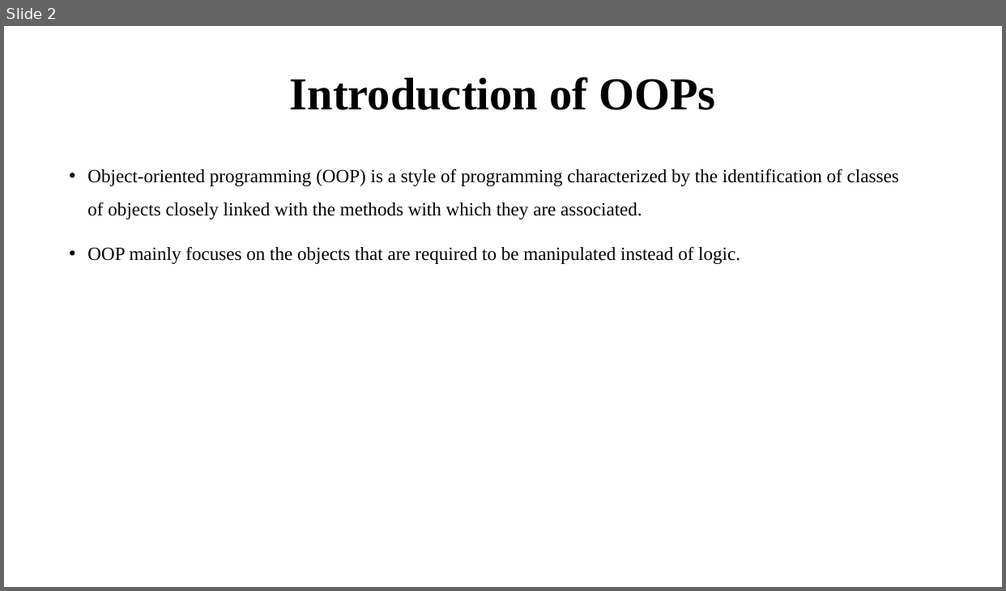
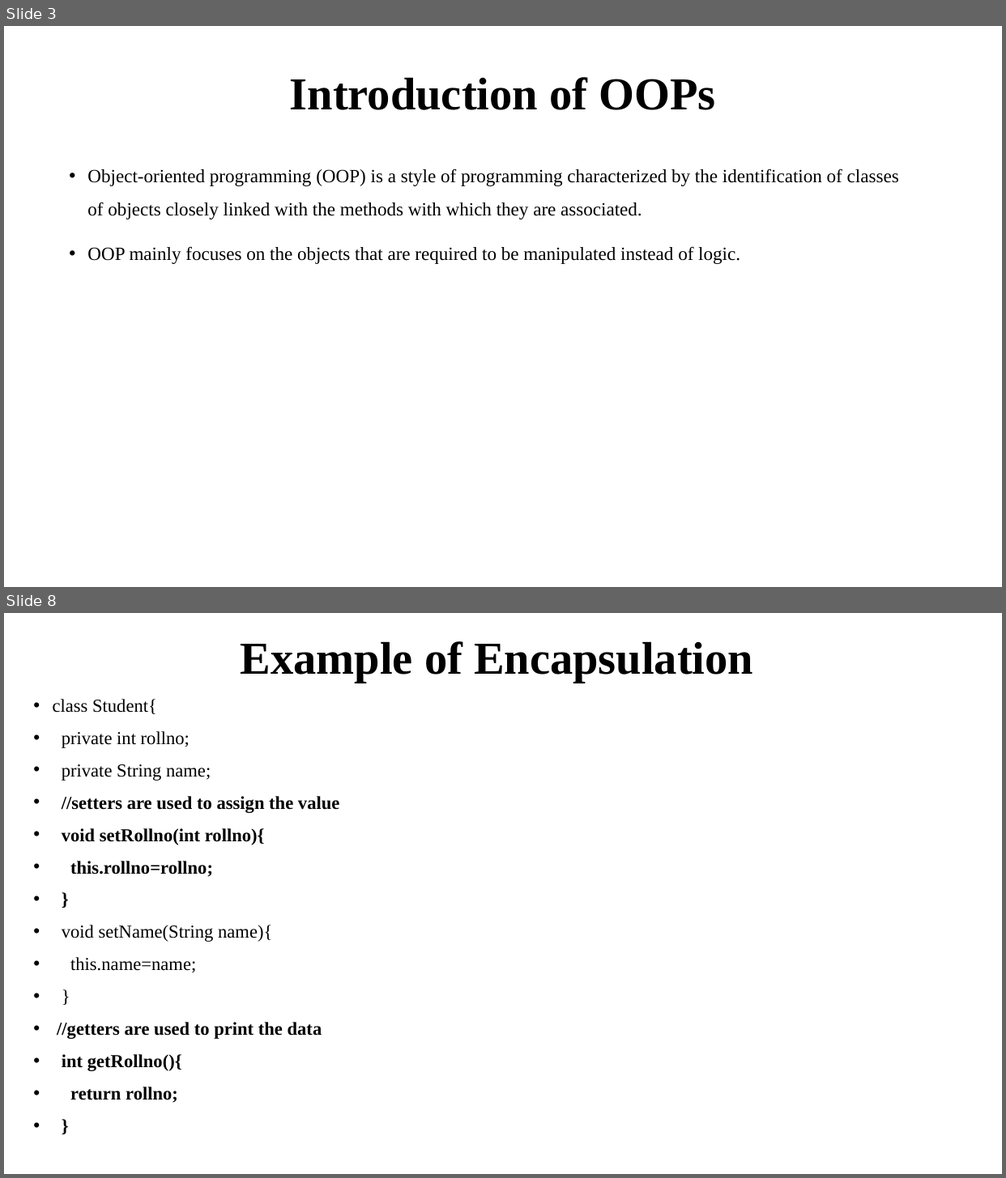
Before and after one commit to amitsharma7565/Core_and_Advance_Java, a slide deck: oops.pptx. Shown one above the other, each under a label of ours: slide 2 before the commit, slides 3 and 8 after it; the slides between them are not shown. The pictures are 1006x591 and 1006x1178 pixels, drawn with LibreOffice and Linux fonts; fonts in the diff are those of the drawing. Boxes give left, top, right and bottom in pixels: in the first picture for what was removed or moved away, otherwise in the second. Text is boxed around its words. In the diff, an @@ line names an element or a change of style, - is before the commit and + after.

```diff
--- a/oops.pptx
+++ b/oops.pptx
@@ slide 8 added at bbox=[4, 613, 1002, 1174], background #FFFFFF @@
@@ title added at bbox=[241, 641, 753, 683], 44 pt, text #000000, bold @@
+Example of Encapsulation
@@ text added at bbox=[53, 699, 339, 1103], 17.6 pt, text #000000, bold @@
+• class Student{
+• private int rollno;
+• private String name;
+• //setters are used to assign the value
+• void setRollno(int rollno){
+• this.rollno=rollno;
+• }
+• void setName(String name){
+• this.name=name;
+• }
+• //getters are used to print the data
+• int getRollno(){
+• return rollno;
+• }
@@ what was slide 2 is now slide 3 @@
```
Also in this commit, not shown: 3 slides changed, 26 other slides added, 5 slides removed, 3 other files.
